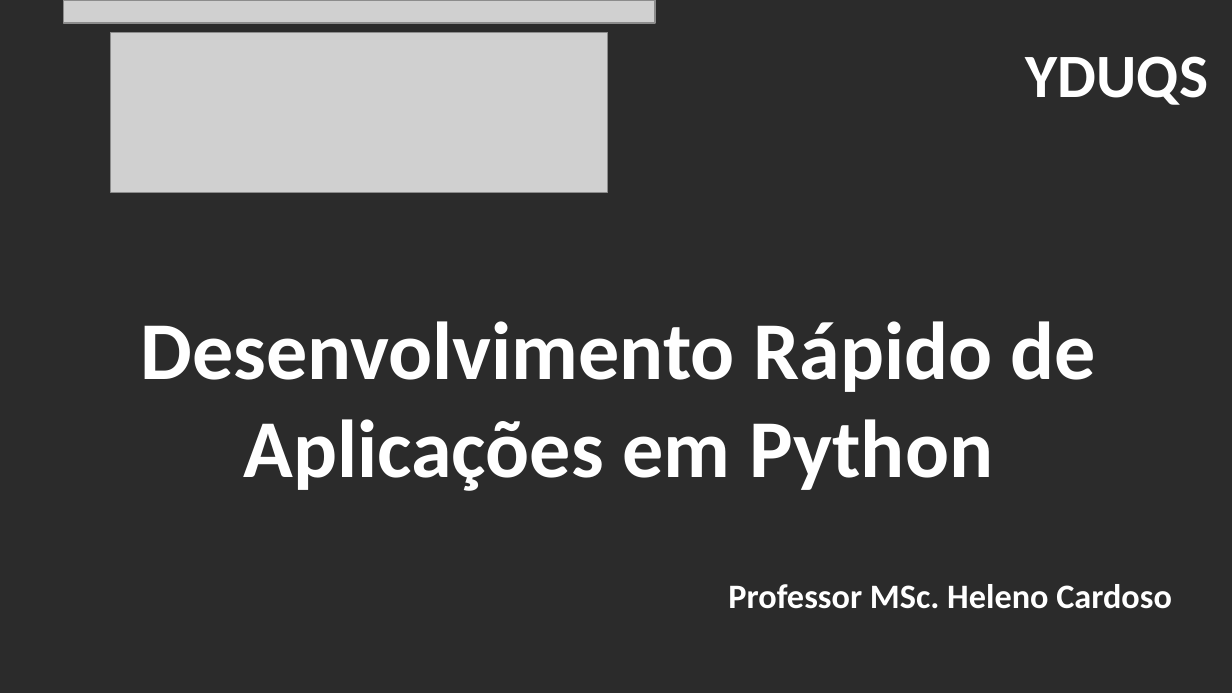
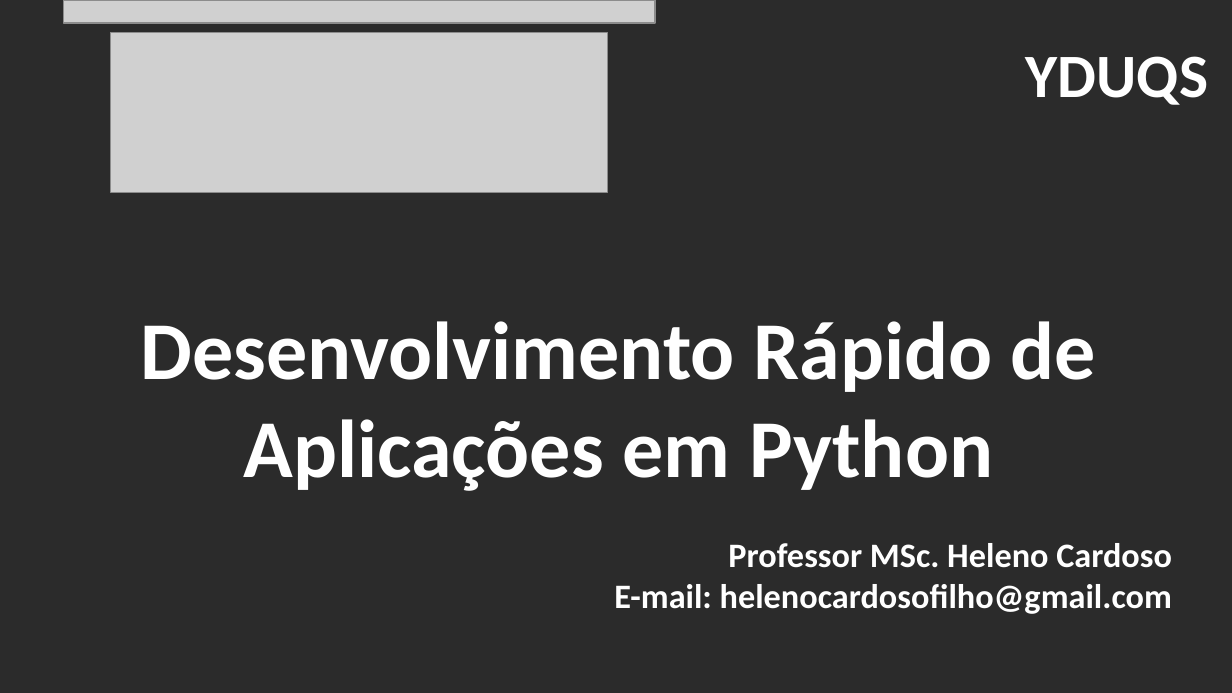
Before and after one commit to CloudEducationBrazil/WydenUniRuyPythonRAD, a slide deck: slide 1 of 01 Classes/Apresentação - Desenvolvimento RAD Python.pptx. Drawn at 1232x693 pixels with LibreOffice and Linux fonts; fonts in the diff are those of the drawing; grey boxes stand for pictures; background and template pictures are left out; a plain dark background stands for a picture behind light text. Boxes give left, top, right and bottom in pixels: in the first picture for what was removed or moved away, otherwise in the second. Text is boxed around its words. In the diff, an @@ line names an element or a change of style, - is before the commit and + after.

```diff
--- a/01 Classes/Apresentação - Desenvolvimento RAD Python.pptx
+++ b/01 Classes/Apresentação - Desenvolvimento RAD Python.pptx
@@ text at bbox=[614, 584, 1172, 614]: paragraph added @@
+E-mail: helenocardosofilho@gmail.com
```
Also in this commit, not shown: 7 other slides changed, 10 slides added, 11 other files.
